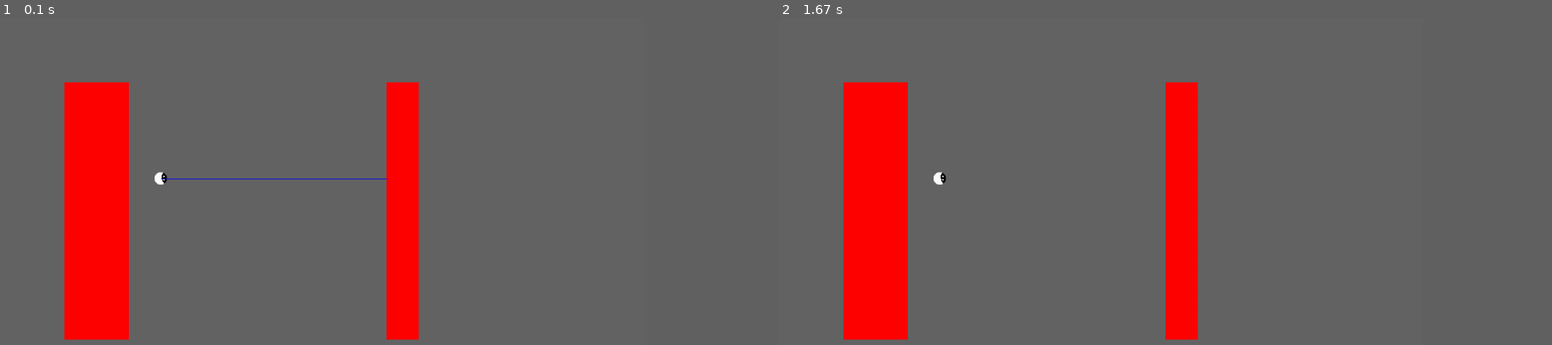
Above: before the commit, frames 1-2 (left to right).
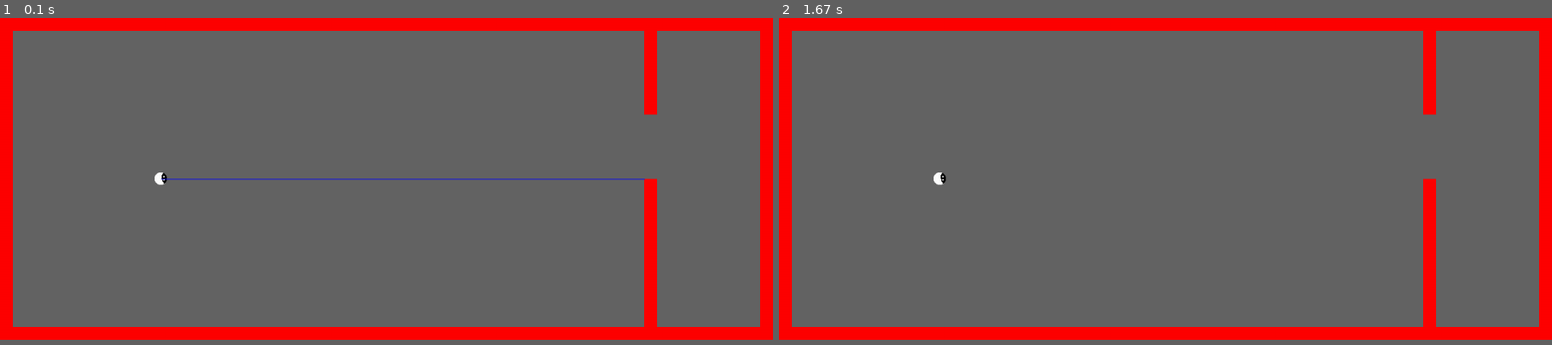
Above: after the commit, the same moments.

Repository: LennartGr/Differential-Drive-Robot-with-Pygame
Game: pygame game, started from main.py
The game is run twice, just before and just after one commit, with the same random seed, the same clock (stepped at 60 frames per second) and the same inputs.
Inputs:
- Up to frame 1 (0.1 s): no input
- Up to frame 2 (1.67 s): no input
In our replay, the window is 750x562 before the commit and 900x375 after it. These sizes can differ from the game's own. Grey fills any space a smaller window leaves; there, only what the larger window draws over its background counts as a difference.

The runs differ from the first frame. In frame 1, 21% of the frame differs, in the area x 0-100%, y 0-99%; in frame 2, 21%.

Commit message:
environment add simple map with door

Diff:
--- a/environment.py
+++ b/environment.py
@@ -6,9 +6,17 @@
 # doesn't need to know any other component
 class Environment:
 
+    WIDTH = 1200
+    HEIGHT = 500
+    WALL_SIZE = 20
+    # constants of the door. (x, y) is top left corner of emptiness
+    DOOR_X = 1000
+    DOOR_Y = 150
+    DOOR_WIDTH = 100
+
     def __init__(self):
         self.rectangles = []
-        self.initRectangles()
+        self.initSimpleMap()
 
     # calculates the distance to the closest obstacle from the position (x,y)
     # with gaze direction indicated by the angle theta
@@ -39,3 +47,17 @@
         # Use this line as reference on how to create rectangles
         self.rectangles.append(geo.RectAsQuadrangle(x_min = 100, x_max = 200, y_min = 100, y_max = 500))
         self.rectangles.append(geo.RectAsQuadrangle(600, 650, 100, 500))
+
+    def initSimpleMap(self):
+        # right
+        self.rectangles.append(geo.RectAsQuadrangle(0, self.WALL_SIZE, 0, self.HEIGHT))
+        # top
+        self.rectangles.append(geo.RectAsQuadrangle(0, self.WIDTH, 0, self.WALL_SIZE))
+        # left
+        self.rectangles.append(geo.RectAsQuadrangle(self.WIDTH - self.WALL_SIZE, self.WIDTH, 0, self.HEIGHT))
+        # bottom
+        self.rectangles.append(geo.RectAsQuadrangle(0, self.WIDTH, self.HEIGHT - self.WALL_SIZE, self.HEIGHT))
+        # door, always on the right. upper part
+        self.rectangles.append(geo.RectAsQuadrangle(self.DOOR_X, self.DOOR_X + self.WALL_SIZE, 0, self.DOOR_Y))
+        # door, lower part
+        self.rectangles.append(geo.RectAsQuadrangle(self.DOOR_X, self.DOOR_X + self.WALL_SIZE, self.DOOR_Y + self.DOOR_WIDTH, self.HEIGHT))
--- a/gui.py
+++ b/gui.py
@@ -14,13 +14,16 @@
 # displays the robot and the environment
 class GUI:
 
-    WIDTH = 1000
-    HEIGHT = 750
+    # width and height are determined by the environment
+    WIDTH = 0
+    HEIGHT = 0
     ROBOT_IMAGE = pygame.image.load('robot.png')
 
     def __init__(self, robot, environment):
         self.robot = robot
         self.environment = environment
+        self.WIDTH = environment.WIDTH
+        self.HEIGHT = environment.HEIGHT
         self.screen = pygame.display.set_mode((self.WIDTH, self.HEIGHT))
 
     def display(self):
